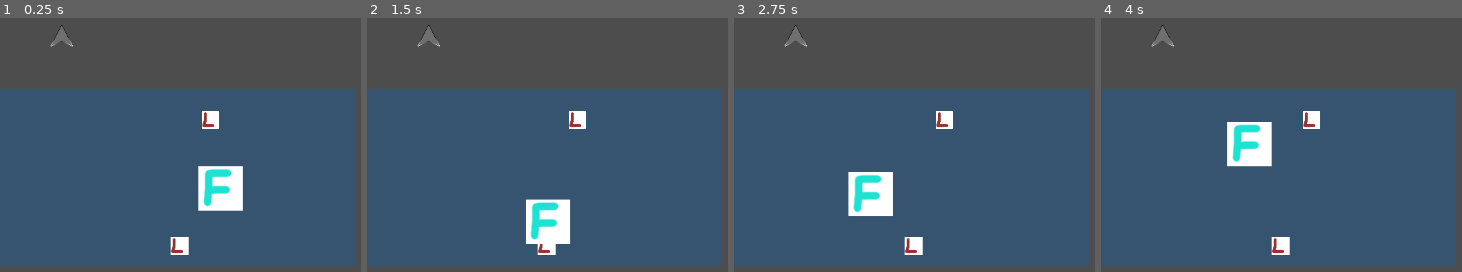
Above: before the commit, frames 1-4 (left to right).
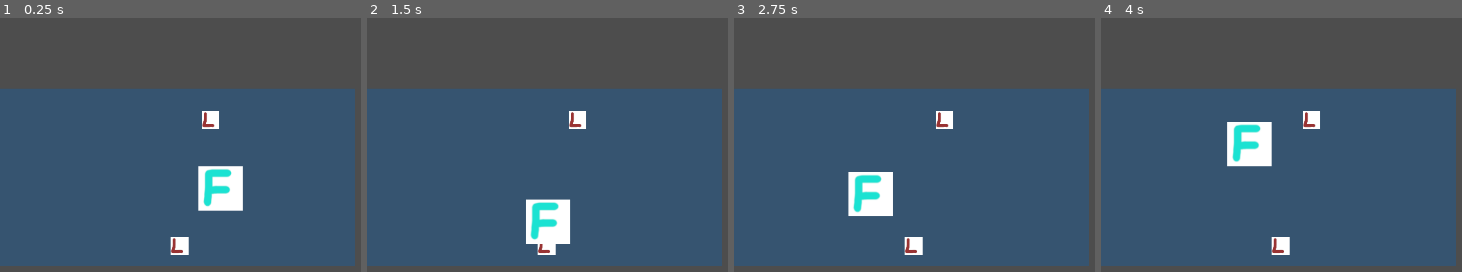
Above: after the commit, the same moments.

Repository: jm8/conduit
Game: Godot game, scene res://world.tscn
Two runs of this game, one before a commit and one after it. Both use one fixed random seed, a clock stepped at 60 frames per second and the inputs below.
Inputs (mouse positions are in pixels of both pictures, inside the frame that each line leads up to):
- Up to frame 1 (0.25 s): no input
- Up to frame 2 (1.5 s): move the mouse to (outside the picture) at 0.52 s; hold D (right) 0.53-1.28 s; tap Space (jump) at 0.77 s; move the mouse to (605, 246) at 1.27 s; hold S (backward) from 1.28 s (still down)
- Up to frame 3 (2.75 s): tap Space (jump) at 1.52 s; move the mouse to (outside the picture) at 2.02 s; release S (backward) at 2.03 s; hold D (right) from 2.03 s (still down)
- Up to frame 4 (4 s): move the mouse to (outside the picture) at 2.77 s; release D (right) at 2.78 s; hold W (forward) 2.78-3.53 s; tap Space (jump) at 3.02, 3.77 s; move the mouse to (outside the picture) at 3.52 s; hold A (left) from 3.53 s (still down)

The runs differ from the first frame. In frame 1, 0.2% of the frame differs, in the area x 13-21%, y 2-12%; in frame 2, 0.2%; in frame 3, 0.2%; in frame 4, 0.2%.
Error before the commit: Invalid access to property or key 'position' on a base object of type 'Nil'. (res://minimap.gd:57)

Commit message:
hide player when null

Diff:
--- a/minimap.gd
+++ b/minimap.gd
@@ -54,9 +54,13 @@
 		conduit_sprite.position = Vector2(normalized_position.x * $background.size.x,
 		normalized_position.y * $background.size.y) + $background.position
 
-	var pos = Globulars.character.position
-	var normalized_position: Vector2 = Vector2((pos.x - map_aabb.position.x) / map_aabb.size.x,
-		(pos.z - map_aabb.position.z) / map_aabb.size.z)
-	player_sprite.position = Vector2(normalized_position.x * $background.size.x,
-		normalized_position.y * $background.size.y) + $background.position
-	player_sprite.rotation = atan2(Globulars.character.rotation.x, Globulars.character.rotation.z)
+	if Globulars.character != null:
+		var pos = Globulars.character.position
+		var normalized_position: Vector2 = Vector2((pos.x - map_aabb.position.x) / map_aabb.size.x,
+			(pos.z - map_aabb.position.z) / map_aabb.size.z)
+		player_sprite.position = Vector2(normalized_position.x * $background.size.x,
+			normalized_position.y * $background.size.y) + $background.position
+		player_sprite.rotation = atan2(Globulars.character.rotation.x, Globulars.character.rotation.z)
+		player_sprite.visible = true
+	else:
+		player_sprite.visible = false
